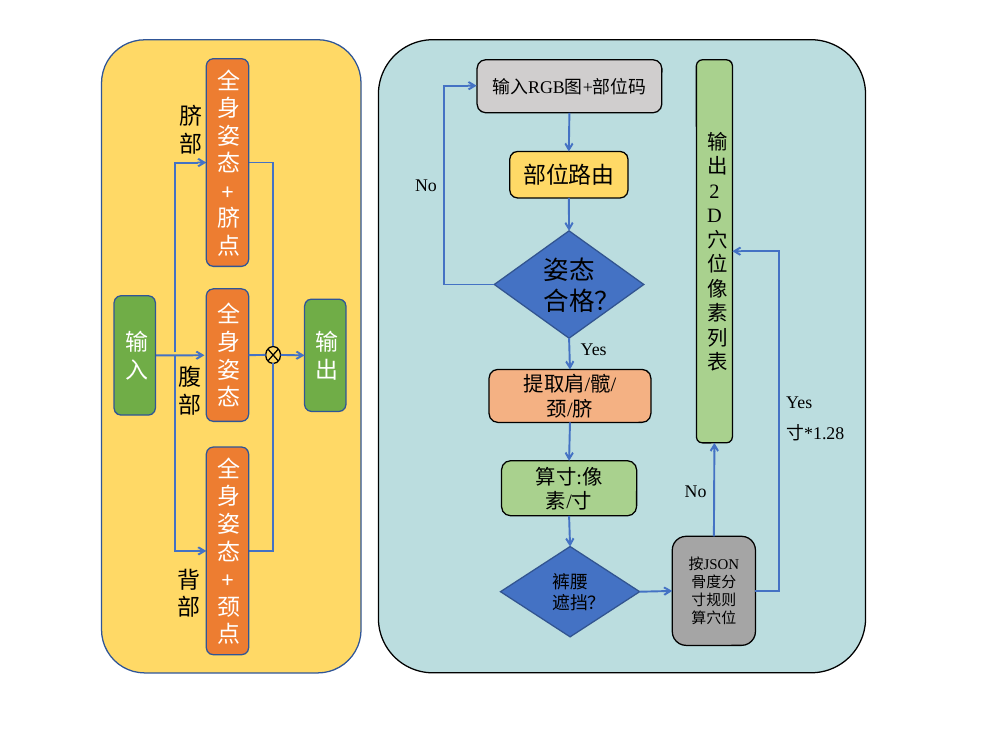
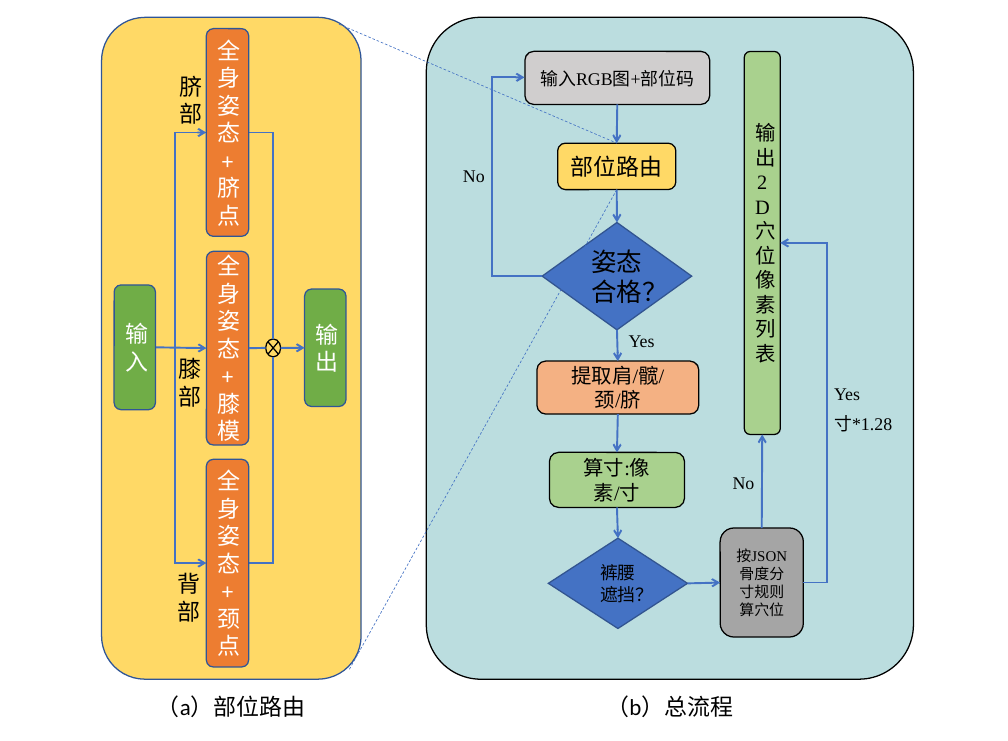
Before and after one commit to Montage-debug/Obesidian, a slide deck: slide 13 of 01-项目实践/机械革命项目/穴位识别算法/初稿/流程图绘制模板4.0.pptx. Drawn at 1008x741 pixels with LibreOffice and Linux fonts; fonts in the diff are those of the drawing. Boxes give left, top, right and bottom in pixels: in the first picture for what was removed or moved away, otherwise in the second. Text is boxed around its words. In the diff, an @@ line names an element or a change of style, - is before the commit and + after.

```diff
--- a/01-项目实践/机械革命项目/穴位识别算法/初稿/流程图绘制模板4.0.pptx
+++ b/01-项目实践/机械革命项目/穴位识别算法/初稿/流程图绘制模板4.0.pptx
@@ rounded rectangle: place and size @@
-rounded rectangle at bbox=[101, 40, 361, 673]
+rounded rectangle at bbox=[102, 17, 362, 679]
@@ rounded rectangle "全身姿态+脐点": place and size @@
-rounded rectangle "全身姿态+脐点" at bbox=[207, 59, 249, 266]
+rounded rectangle "全身姿态+脐点" at bbox=[207, 28, 249, 236]
@@ line added from (339, 24) to (617, 143), #4472C4 0.5 pt dashed @@
@@ rounded rectangle: place and size @@
-rounded rectangle at bbox=[378, 39, 866, 672]
+rounded rectangle at bbox=[427, 17, 914, 679]
@@ text "脐部": place and size @@
-text "脐部" at bbox=[179, 105, 202, 154]
+text "脐部" at bbox=[179, 76, 202, 124]
@@ elbow arrow moved from (175, 353) - (207, 162) to (175, 348) - (207, 132) @@
@@ elbow line moved from (249, 162) - (274, 346) to (249, 132) - (274, 339) @@
@@ line added from (617, 190) to (349, 670), #4472C4 0.5 pt dashed @@
@@ rounded rectangle "全身姿态+": place and size @@
-rounded rectangle "全身姿态+" at bbox=[207, 289, 249, 421]
+rounded rectangle "全身姿态+" at bbox=[207, 252, 249, 445]
@@ text in rounded rectangle at bbox=[218, 251, 241, 445]: text changed @@
-全身姿态
+全身姿态+
+膝模
@@ 3 texts, 1 rounded rectangle, 1 elbow arrow: place and size @@
-3 texts, 1 rounded rectangle, 1 elbow arrow at bbox=[502, 252, 844, 591]
+3 texts, 1 rounded rectangle, 1 elbow arrow at bbox=[549, 243, 892, 582]
@@ rounded rectangle "输入": place and size @@
-rounded rectangle "输入" at bbox=[114, 296, 155, 415]
+rounded rectangle "输入" at bbox=[114, 285, 155, 409]
@@ rounded rectangle "输出": place and size @@
-rounded rectangle "输出" at bbox=[305, 299, 346, 411]
+rounded rectangle "输出" at bbox=[305, 289, 346, 407]
@@ arrow moved from (155, 355) - (205, 355) to (155, 347) - (207, 348) @@
@@ elbow arrow moved from (175, 355) - (207, 551) to (175, 347) - (207, 563) @@
@@ text at bbox=[179, 357, 202, 407]: text changed @@
-腹部
+膝部
@@ 1 arrow, 1 flow chart summing junction, 1 line: place and size @@
-1 arrow, 1 flow chart summing junction, 1 line at bbox=[249, 346, 305, 363]
+1 arrow, 1 flow chart summing junction, 1 line at bbox=[249, 339, 305, 357]
@@ elbow line moved from (249, 551) - (274, 364) to (249, 563) - (274, 357) @@
@@ rounded rectangle "全身姿态+颈点": place and size @@
-rounded rectangle "全身姿态+颈点" at bbox=[207, 447, 249, 655]
+rounded rectangle "全身姿态+颈点" at bbox=[207, 459, 249, 666]
@@ text "背部": place and size @@
-text "背部" at bbox=[177, 568, 200, 617]
+text "背部" at bbox=[177, 572, 200, 622]
@@ 8 arrows, 5 rounded rectangles, 2 diamonds, 2 texts, 1 elbow line: place and size @@
-8 arrows, 5 rounded rectangles, 2 diamonds, 2 texts, 1 elbow line at bbox=[415, 59, 756, 645]
+8 arrows, 5 rounded rectangles, 2 diamonds, 2 texts, 1 elbow line at bbox=[463, 51, 804, 637]
@@ text added at bbox=[157, 695, 306, 717], 18 pt, text #000000 @@
+（a）部位路由
@@ text added at bbox=[606, 695, 733, 717], 18 pt, text #000000 @@
+（b）总流程
```
Also in this commit, not shown: 15 other files.
